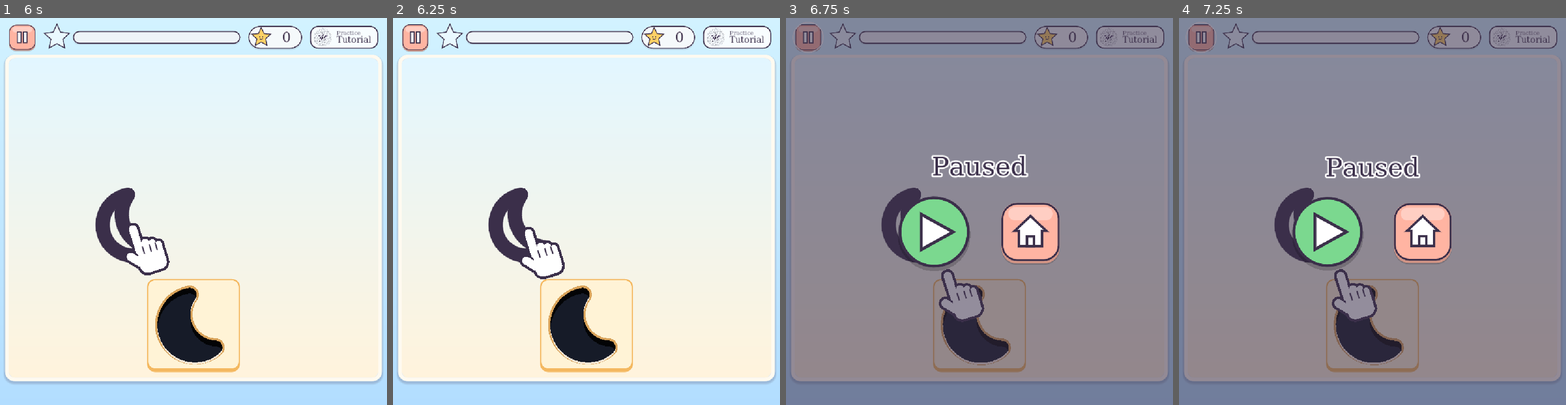
Above: before the commit, frames 1-4 (left to right).
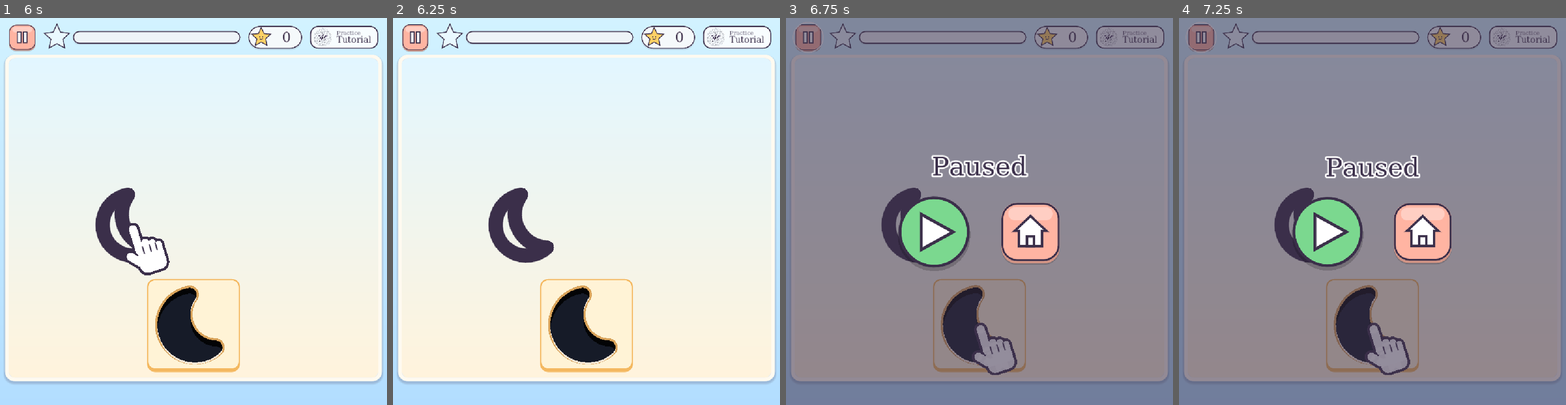
Above: after the commit, the same moments.

Repository: ooooonnnnn/Colorblind-Shape-Match
Game: Godot game, scene res://splash.tscn
Same seed, same stepped clock (60 frames per second), same inputs: the game is played once before the commit and once after it.
Inputs (mouse positions are in pixels of both pictures, inside the frame that each line leads up to):
- Up to frame 1 (6 s): tap Enter (ui_accept) at 0.5, 0.77 s; move the mouse to (278, 192) at 0.52 s; click (278, 192) at 0.67 s; drag from (116, 230) to (174, 288) at 1.27 s; click (23, 41) at 2 s; click (328, 381) at 2.75 s; click (363, 381) at 3.5 s; click (193, 238) at 4.25 s; click (23, 37) at 5 s; click (147, 230) at 5.77 s
- Up to frame 2 (6.25 s): no input
- Up to frame 3 (6.75 s): click (809, 37) at 6.5 s
- Up to frame 4 (7.25 s): no input

Frame 1 is identical in both runs. In frame 2, 0.5% of the frame differs, in the area x 32-45%, y 54-68%; in frame 3, 1.4%, in the area x 39-60%, y 64-93%; in frame 4, 1.4%.

Commit message:
Press anything to go home after a run; tutorial taps jump, not glide
Once a run's end has played for a moment, "Press anything to go home"
fades in near the bottom and breathes gently, and any tap, click, key or
gamepad button then goes home.

In tap mode the tutorial hand taps the piece, fades out, and reappears
over the hole to tap it, rather than gliding there, which looked like a
drag.

Also fixes stars going uncounted: a level's star could reach the counter
a frame after the next level began, and was then dropped. It now always
counts, and the end-of-run party uses the stars won, including any still
on their way.

Co-Authored-By: Claude Opus 5.5 <noreply@anthropic.com>

Diff:
--- a/scripts/main.gd
+++ b/scripts/main.gd
@@ -5,7 +5,8 @@
 const Stats := preload("res://scripts/stats.gd")
 const GroupPlate := preload("res://scripts/group_plate.gd")
 const CHEER_HOLD := 0.2  # seconds a level's star stays in the middle before flying to the counter
-const PAUSE_LAYER := 120  # above the dots (100) and effects (101), below ColorVision (128)
+const PAUSE_LAYER := 120
+const ANY_KEY_AFTER := 1.5  # seconds into the end of a run before any press goes home, so a last tap doesn't  # above the dots (100) and effects (101), below ColorVision (128)
 const PLAIN_PLATE := {"background": Color("c9ccd3"), "colors": [Color("3b2f4a")]}  # shapes in plain sight, as on the stats screen
 const MIN_LOOK_MS := 10000   # how long a level must have been up before leaving it counts its pieces as missed
 const DRAG_THRESHOLD := 14.0  # px of movement before a press counts as a drag, so a shaky tap stays a tap
@@ -68,6 +69,8 @@
 var score := 0  # levels cleared this run, not counting the tutorial
 var _game_over := false
 var _last_cheer := -1  # the jingle played last, see CHEERS
+var _stars_won := 0  # stars earned this run, counting any still on their way to the counter
+var _any_key_home := false  # the run is over and any press now goes home
 var holes: Array[ShapeView] = []
 var pieces: Array[ShapeView] = []
 var selected: ShapeView
@@ -438,9 +441,41 @@
 	# Every star earned this run pops out of the counter and bounces around
 	# the screen until the player goes home.
 	var spot := star_counter.star_spot()
-	effects.party(spot.get_center(), star_counter.count, spot.size.x * 1.6)
-	for i in mini(star_counter.count, Effects.PARTY_MAX):
+	effects.party(spot.get_center(), _stars_won, spot.size.x * 1.6)
+	for i in mini(_stars_won, Effects.PARTY_MAX):
 		get_tree().create_timer(i * Effects.PARTY_EVERY).timeout.connect(_party_pop.bind(i))
+	get_tree().create_timer(ANY_KEY_AFTER).timeout.connect(_offer_home)
+
+
+## After the end of a run has had a moment, says that any press goes home,
+## and from then on one does (see _input).
+func _offer_home() -> void:
+	_any_key_home = true
+	var layer := CanvasLayer.new()
+	layer.layer = PAUSE_LAYER
+	add_child(layer)
+	var label := Label.new()
+	label.theme = theme
+	label.text = "Press anything to go home"
+	label.horizontal_alignment = HORIZONTAL_ALIGNMENT_CENTER
+	label.add_theme_font_size_override("font_size", 52)
+	label.add_theme_color_override("font_outline_color", Color.WHITE)
+	label.add_theme_constant_override("outline_size", 16)
+	label.mouse_filter = Control.MOUSE_FILTER_IGNORE
+	label.set_anchors_preset(Control.PRESET_CENTER_BOTTOM)
+	label.grow_horizontal = Control.GROW_DIRECTION_BOTH
+	label.grow_vertical = Control.GROW_DIRECTION_BEGIN
+	label.offset_bottom = -70
+	layer.add_child(label)
+	# Fades in, then breathes gently so it is noticed without nagging.
+	label.modulate.a = 0.0
+	var t := label.create_tween()
+	t.tween_property(label, "modulate:a", 1.0, 0.4)
+	t.tween_callback(func():
+		var breathe := label.create_tween().set_loops().set_trans(Tween.TRANS_SINE)
+		breathe.tween_property(label, "modulate:a", 0.55, 0.9)
+		breathe.tween_property(label, "modulate:a", 1.0, 0.9)
+	)
 
 
 ## Cleared levels get a cheering star, confetti and a jingle (see _cheer).
@@ -491,6 +526,7 @@
 	if id != _level_id:
 		return
 	var rect := board.get_global_rect()
+	_stars_won += 1
 	effects.cheer(rect.get_center(), minf(rect.size.x, rect.size.y) * 0.4, CHEER_HOLD, false, star_bar.star_spot(), star_counter.star_spot())
 	get_tree().create_timer(Effects.FLIGHT + Effects.LAND + CHEER_HOLD + Effects.STORE).timeout.connect(_star_stored.bind(id))
 	star_bar.take_star()
@@ -499,10 +535,9 @@
 
 
 ## The cheering star has reached the counter: it counts up, with a sparkle and
-## a bling.
-func _star_stored(id: int) -> void:
-	if id != _level_id:
-		return
+## a bling. It counts even if the next level has just begun, as its timer can
+## land a frame late on a slow device.
+func _star_stored(_id: int) -> void:
 	star_counter.add_one()
 	var spot := star_counter.star_spot()
 	effects.burst(spot.get_center(), spot.size.x * 0.5)
@@ -772,6 +807,13 @@
 ## Every click starts out stray; the piece, hole or Home button it lands on
 ## claims it in its own input handler, which runs before _penalize_stray.
 func _input(event: InputEvent) -> void:
+	if _any_key_home and event.is_pressed() and not event.is_echo() \
+			and (event is InputEventMouseButton or event is InputEventScreenTouch or event is InputEventKey or event is InputEventJoypadButton):
+		_any_key_home = false
+		get_viewport().set_input_as_handled()
+		_play_pop(1.0)
+		_go_home()
+		return
 	if event is InputEventMouseButton and event.button_index == MOUSE_BUTTON_LEFT and event.pressed:
 		_stray_click = true
 		_penalize_stray.call_deferred()
--- a/scripts/tutorial_hand.gd
+++ b/scripts/tutorial_hand.gd
@@ -2,7 +2,8 @@
 extends Control
 ## A pointing hand that shows how to play the tutorial level, over and over
 ## until it is freed: it carries a faded copy of the piece into its hole when
-## pieces can be dragged, or taps the piece and then the hole otherwise. Its
+## pieces can be dragged, or otherwise taps the piece, vanishes, and appears
+## over the hole to tap it, so it never looks like a drag. Its
 ## fingertip is at its position, which follows norm_pos on the board.
 
 const FILL := Color.WHITE
@@ -70,8 +71,12 @@
 		t.tween_property(self, "press", 0.0, 0.15)
 	else:
 		_tap(t)
-		t.tween_interval(0.35)
-		t.tween_property(self, "norm_pos", to, 0.8).set_trans(Tween.TRANS_SINE).set_ease(Tween.EASE_IN_OUT)
+		t.tween_interval(0.25)
+		t.tween_property(self, "modulate:a", 0.0, 0.12)
+		t.tween_interval(0.25)
+		t.tween_callback(func(): norm_pos = to)
+		t.tween_property(self, "modulate:a", 1.0, 0.12)
+		t.tween_interval(0.15)
 		_tap(t)
 		t.tween_interval(0.3)
 	t.tween_property(self, "modulate:a", 0.0, 0.3)
